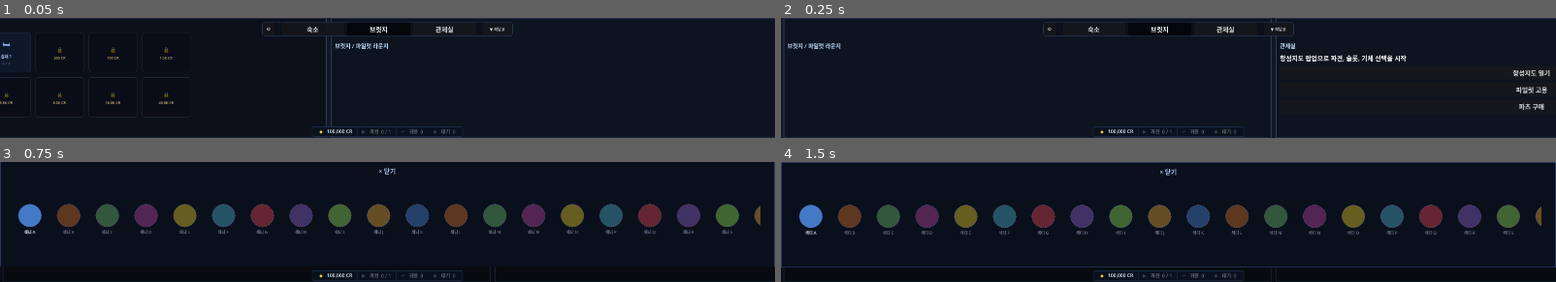
Above: before the commit, frames 1-4 (two rows, left to right).
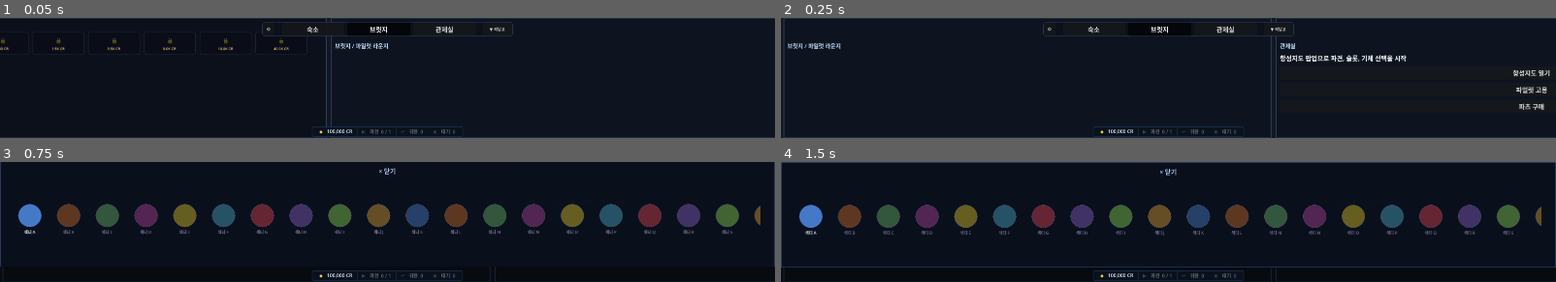
Above: after the commit, the same moments.

Repository: havergooday/dockclicker
Game: Godot game, scene res://scenes/main/main.tscn
The game is run twice, just before and just after one commit, with the same random seed, the same clock (stepped at 60 frames per second) and the same inputs.
Inputs:
- Up to frame 1 (0.05 s): no input
- Up to frame 2 (0.25 s): no input
- Up to frame 3 (0.75 s): click "항성지도 열기" at 0.5 s
- Up to frame 4 (1.5 s): click "파일럿 고용" at 1.25 s

The runs differ from the first frame. In frame 1, 1.0% of the frame differs, in the area x 0-40%, y 12-72%; in frame 2, nothing differs; in frame 3, nothing differs; in frame 4, nothing differs.

Commit message:
fix: 숙소 침대 아이콘 1행 가로 길쭉형으로 변경, 상단 배치
128×58px 가로형, 1행, 구역 상단(y=34) 수평 중앙 정렬.

Co-Authored-By: Claude Sonnet 4.6 <noreply@anthropic.com>

Diff:
--- a/scripts/ui/quarters_zone.gd
+++ b/scripts/ui/quarters_zone.gd
@@ -3,13 +3,12 @@
 
 signal bed_clicked(bed_idx: int)
 
-# 침대 아이콘 배치 (4×2 그리드, 구역 내 가구처럼)
-const ICON_W   := 120
-const ICON_H   := 100
-const COLS     := 4
-const PAD_X    := 20   # 좌우 여백
-const PAD_TOP  := 36   # 제목 아래
-const ROW_GAP  := 12   # 행 간격
+# 침대 아이콘 — 1행, 가로 길쭉, 상단 배치
+const ICON_W   := 128  # 넓고
+const ICON_H   := 58   # 낮은 가로형
+const ICON_GAP := 10   # 침대 간격
+const ZONE_W   := 1200
+const ROW_Y    := 34   # 상단에서의 Y 위치 (제목 아래)
 
 var _needs_rebuild: bool = false
 
@@ -53,17 +52,15 @@
 	title.mouse_filter = Control.MOUSE_FILTER_IGNORE
 	add_child(title)
 
-	# 침대 아이콘 배치
+	# 침대 아이콘 — 1행, 상단 배치
 	var beds: Array = GameState.quarters_beds
-	var total_row_w := COLS * ICON_W + (COLS - 1) * int(PAD_X * 0.6)
-	var start_x := (1200 - total_row_w) / 2   # 구역 너비 1200 기준 중앙 정렬
+	var n := beds.size()
+	var total_w := n * ICON_W + (n - 1) * ICON_GAP
+	var start_x := float(ZONE_W - total_w) / 2.0   # 수평 중앙 정렬
 
-	for i in beds.size():
-		var col: int = i % COLS
-		var row: int = i / COLS
-		var bx: float = float(start_x + col * (ICON_W + int(PAD_X * 0.6)))
-		var by: float = float(PAD_TOP + row * (ICON_H + ROW_GAP))
-		add_child(_make_bed_icon(i, beds[i], bx, by))
+	for i in n:
+		var bx: float = start_x + float(i) * float(ICON_W + ICON_GAP)
+		add_child(_make_bed_icon(i, beds[i], bx, float(ROW_Y)))
 
 
 func _make_bed_icon(bed_idx: int, bed: Dictionary, bx: float, by: float) -> Button:
